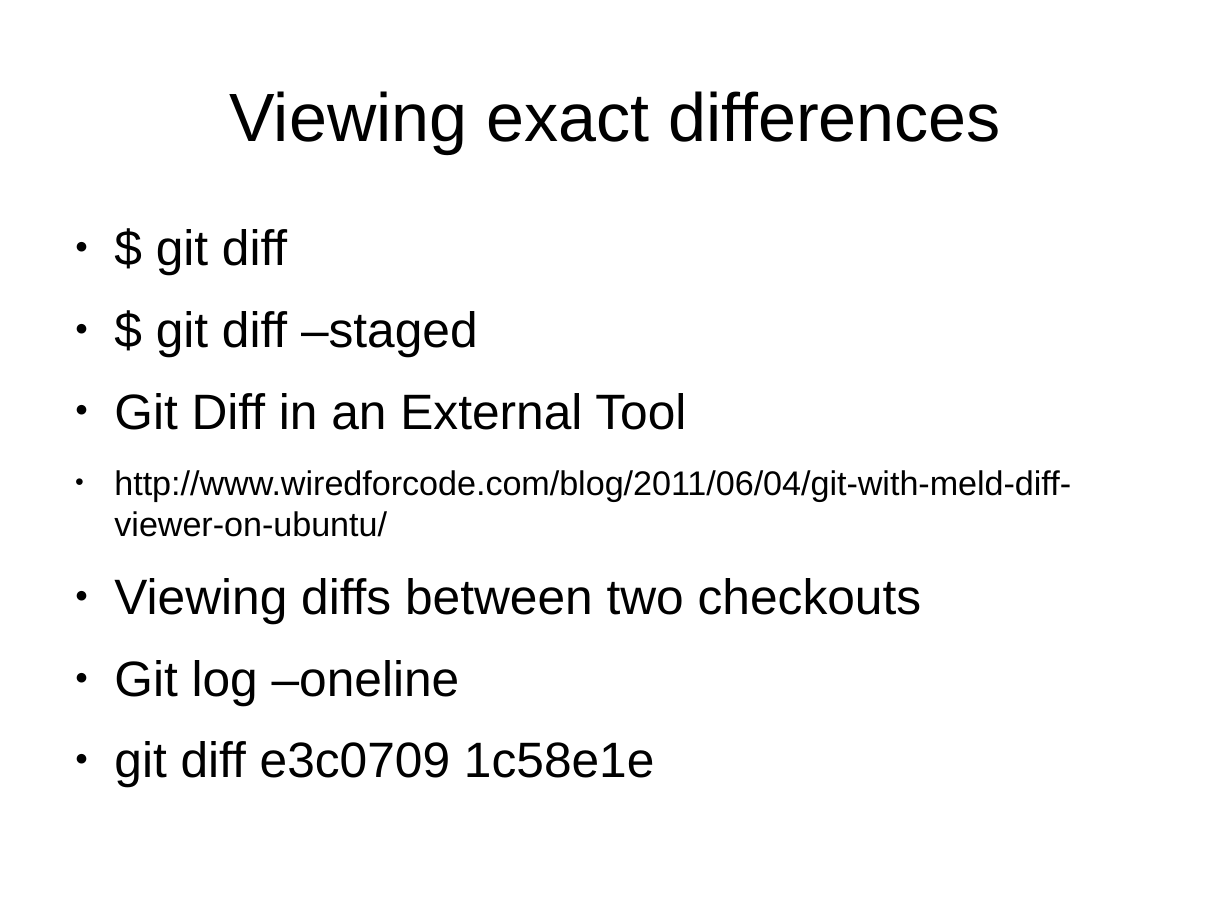
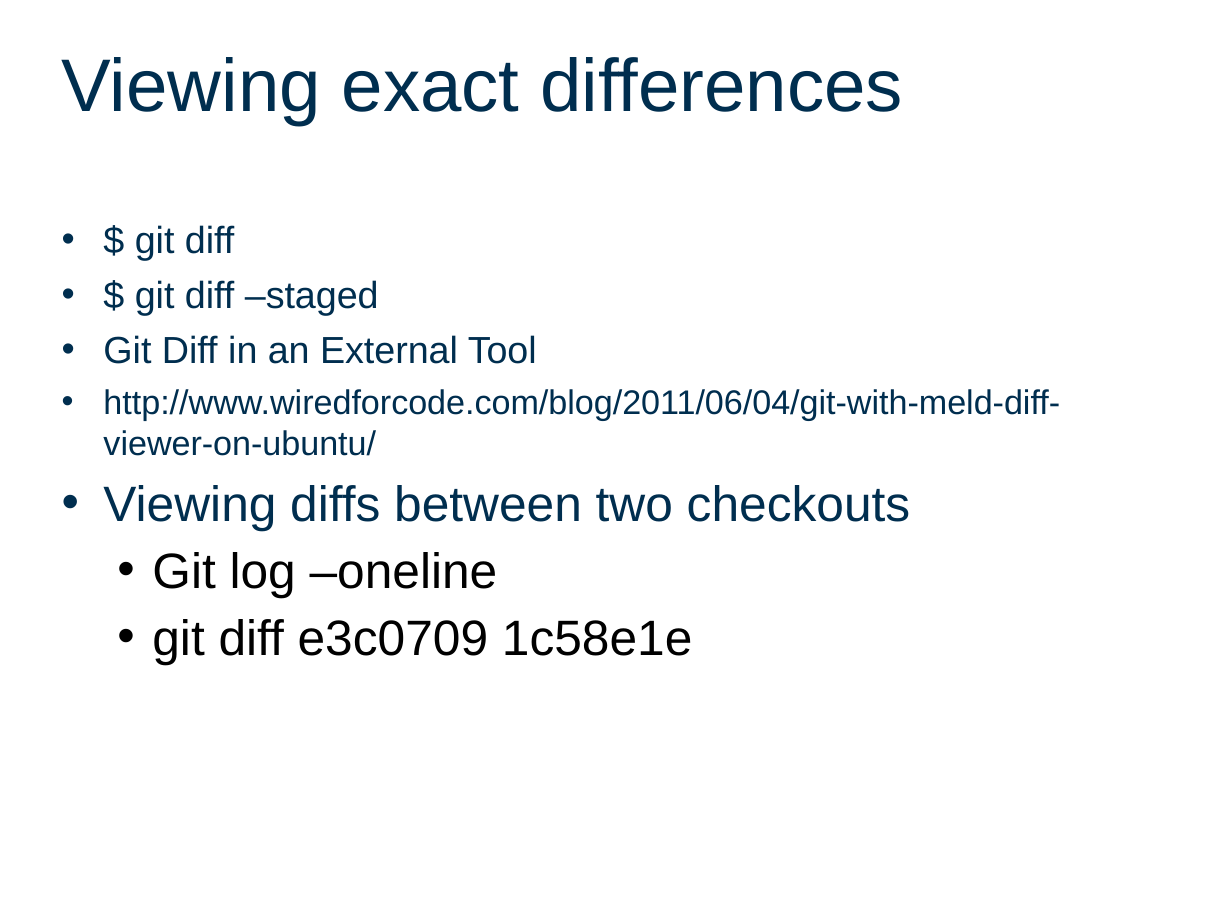
Before and after one commit to FineWilms/Workshop_github, a slide deck: slide 8 of intro2Git.odp. Drawn at 1232x924 pixels with LibreOffice and Linux fonts; fonts in the diff are those of the drawing; background and template pictures are left out. Boxes give left, top, right and bottom in pixels: in the first picture for what was removed or moved away, otherwise in the second. Text is boxed around its words. In the diff, an @@ line names an element or a change of style, - is before the commit and + after.

```diff
--- a/intro2Git.odp
+++ b/intro2Git.odp
@@ title "Viewing exact differences" at box(62, 57, 903, 125): size 44 to 48 pt, text colour #000000 to #002E4F; alignment centre to left; vertical alignment middle to top @@
@@ text "$ git diff" at box(103, 225, 1060, 665): size 32 to 24.3 pt in "$ git diff", "$ git diff –staged", "Git Diff in an External Tool"; text colour #000000 to #002E4F in "$ git diff", "$ git diff –staged", "Git Diff in an External Tool", "http://www.wiredforcode.com/blog/2011/06/04/git-with-meld-di ..." and 1 more places; bullet ● to •; less space between paragraphs; list level 1 to 2 in "Git log –oneline"; list level 1 to 2 in "git diff e3c0709 1c58e1e" @@
```
Also in this commit, not shown: 11 other slides changed.
